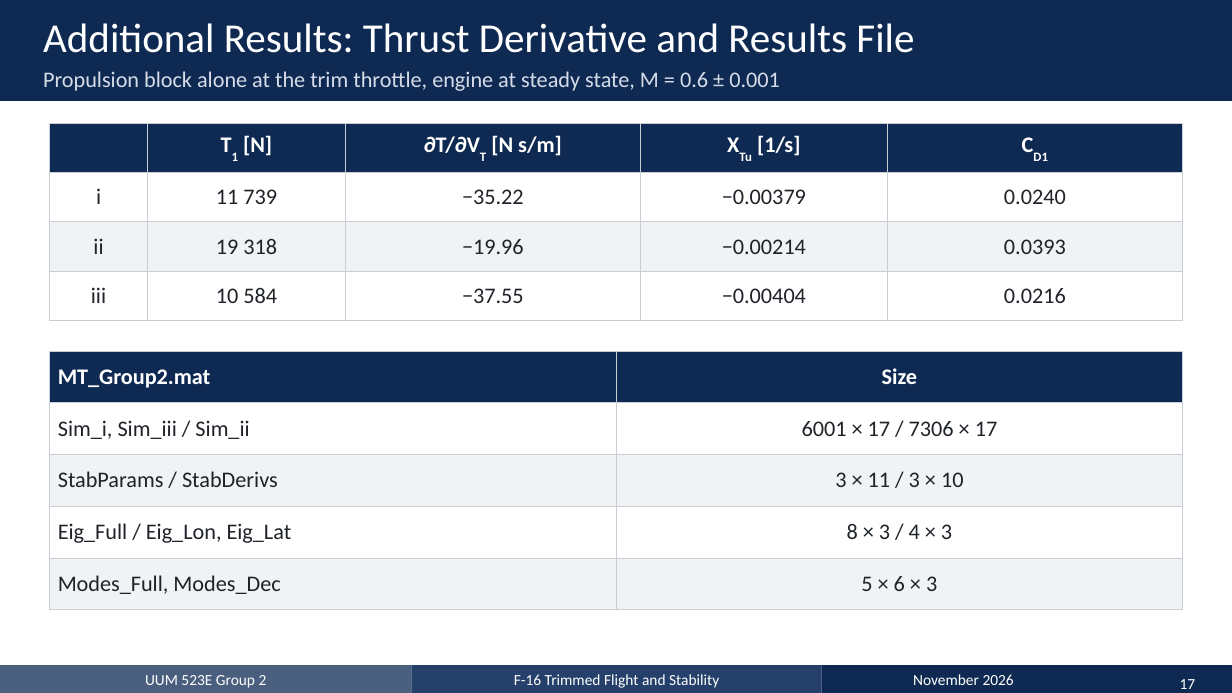
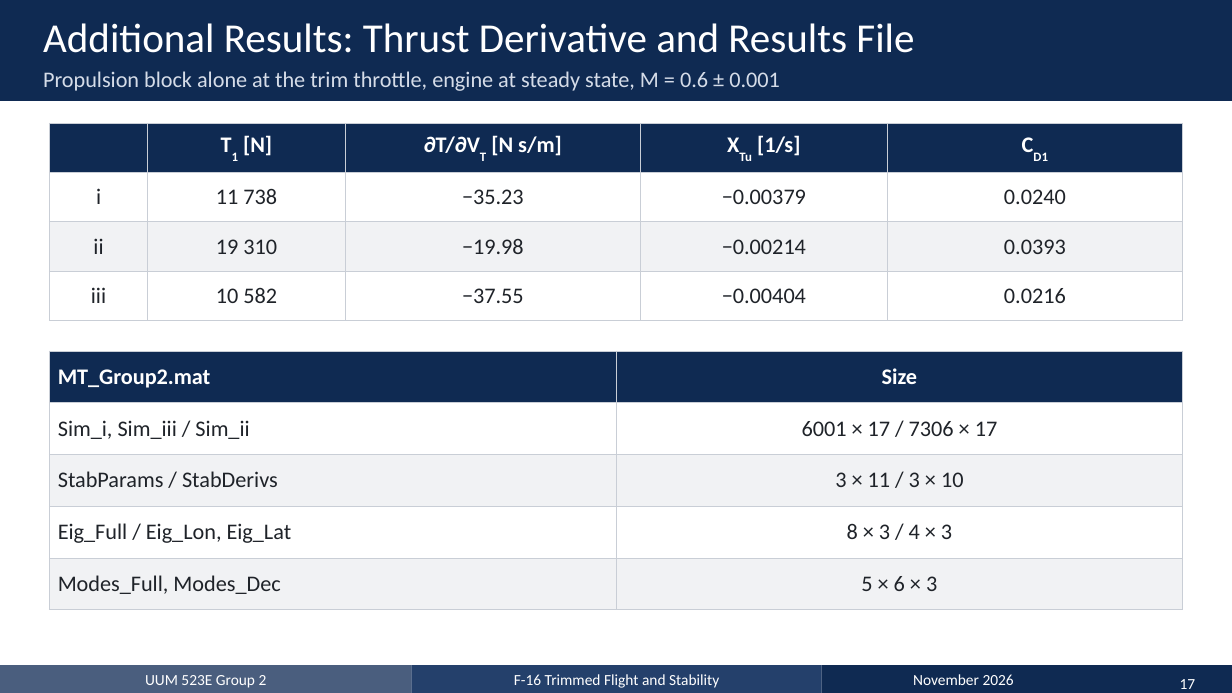
Before and after one commit to emircansurucu/UUM523E-F16-Flight-Dynamics, a slide deck: slide 17 of presentation/MT_Group2_Presentation_EN.pptx. Drawn at 1232x693 pixels with LibreOffice and Linux fonts; fonts in the diff are those of the drawing. Boxes give left, top, right and bottom in pixels: in the first picture for what was removed or moved away, otherwise in the second. Text is boxed around its words. In the diff, an @@ line names an element or a change of style, - is before the commit and + after.

```diff
--- a/presentation/MT_Group2_Presentation_EN.pptx
+++ b/presentation/MT_Group2_Presentation_EN.pptx
@@ table at box(49, 123, 1183, 307) @@
-row 2, column 2: 11 739
+row 2, column 2: 11 738
-row 2, column 3: −35.22
+row 2, column 3: −35.23
-row 3, column 2: 19 318
+row 3, column 2: 19 310
-row 3, column 3: −19.96
+row 3, column 3: −19.98
-row 4, column 2: 10 584
+row 4, column 2: 10 582
```
Also in this commit, not shown: 9 other slides changed, 56 other files.
